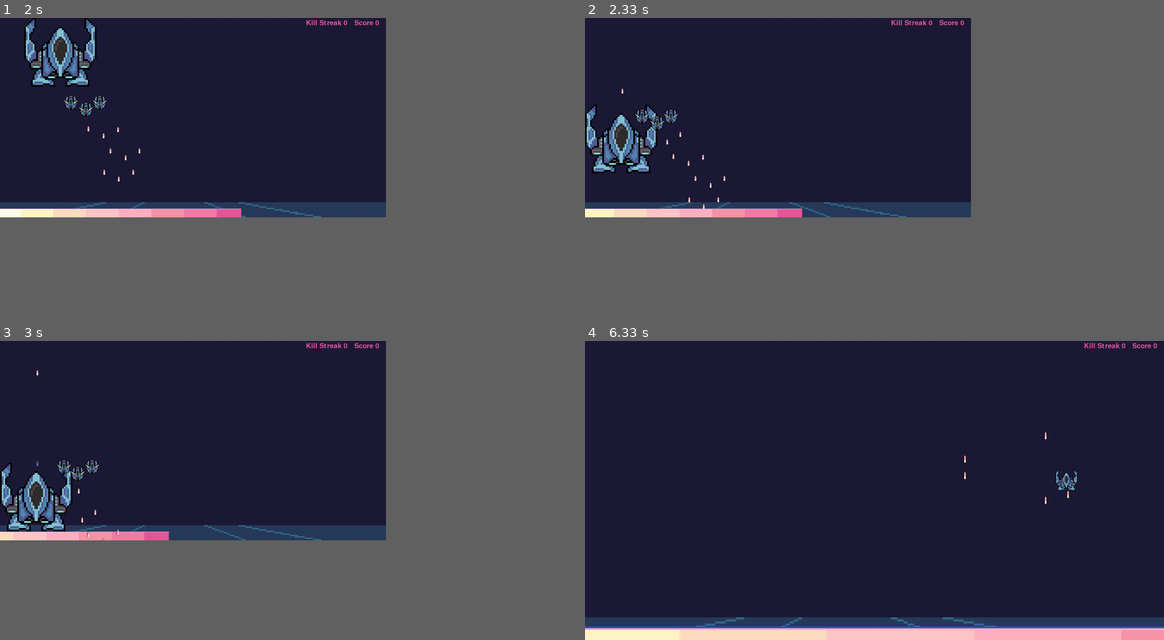
Above: before the commit, frames 1-4 (two rows, left to right).
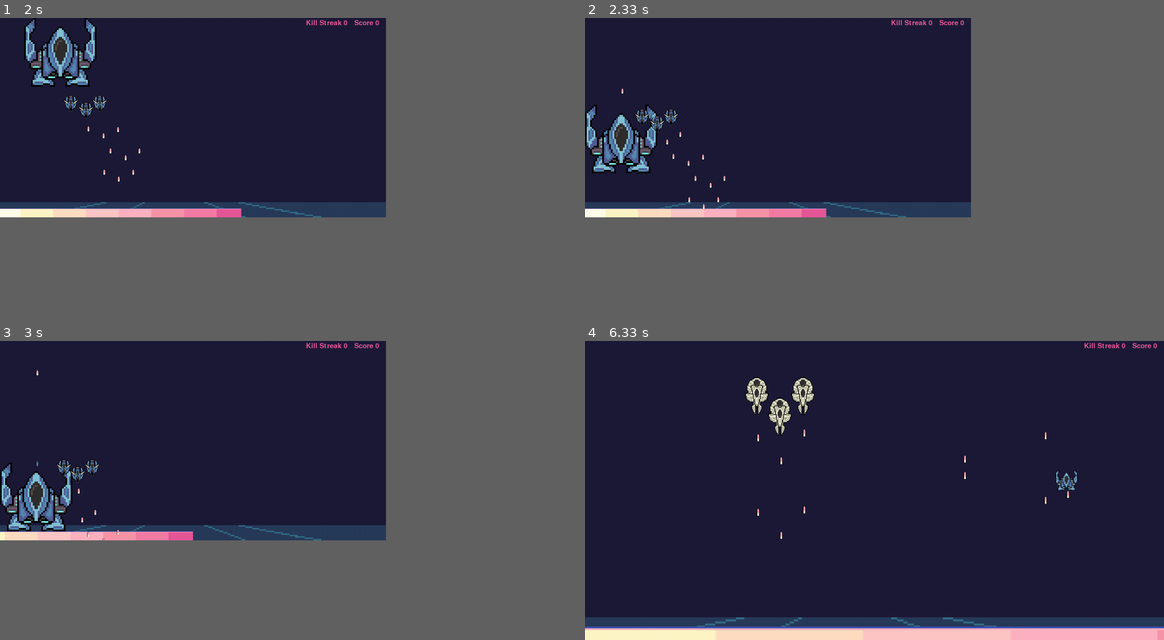
Above: after the commit, the same moments.

Repository: RafaBessa/Shadow_Light_bh_pygame
Game: pygame game, started from Game.py
The game is run twice, just before and just after one commit, with the same random seed, the same clock (stepped at 60 frames per second) and the same inputs.
Inputs:
- Up to frame 1 (2 s): hold D 0.33-0.8 s; hold W 0.83-1.13 s; tap Space at 0.9, 1.23, 1.53, 1.73 s; hold D 1.17-1.63 s; hold A from 1.67 s (still down)
- Up to frame 2 (2.33 s): tap Space at 2.03, 2.3 s; release A at 2.2 s; hold S from 2.23 s (still down)
- Up to frame 3 (3 s): release S at 2.53 s; tap E at 2.57 s; hold A from 2.9 s (still down); tap Space at 2.97 s
- Up to frame 4 (6.33 s): tap Space at 3.27, 3.4, 3.8, 4.1, 4.47, 5.2, 5.5, 5.7, 6, 6.2 s; release A at 3.3 s; hold W 3.33-3.7 s; tap E at 3.48, 6.28 s; hold D 3.73-4.37 s; hold S 4.4-4.77 s; tap - at 4.8 s; hold A 5.13-5.6 s; hold D 5.63-6.1 s; hold W from 6.13 s (still down)

Frame 1 is identical in both runs. In frame 2, 0.6% of the frame differs, in the area x 0-42%, y 63-67%; in frame 3, 0.4%; in frame 4, 1.3%, in the area x 16-99%, y 12-100%.

Commit message:
hit type working

Diff:
--- a/Bullets.py
+++ b/Bullets.py
@@ -33,7 +33,7 @@
         for bullet in self.bullets:
             for obj in objs:
                 if collide(bullet, obj):
-                    obj.hit(bullet.dmg)
+                    obj.hit(bullet.dmg, bullet.type)
                     if bullet in self.bullets:
                         self.bullets.remove(bullet)
 
--- a/GameMaster.py
+++ b/GameMaster.py
@@ -8,7 +8,8 @@
         self.lvl = 0
         self.movs = [mm.Mov_LinearFall(), mm.Mov_ZigZag()]
         self.quant = [2]
-        self.keys = ["roundguy", "white", "zag"]
+        self.Bkeys = ["roundguy", "zag"]
+        self.Wkeys = ["white"]
         self.cooldowns = [0.1,0.2,0.3,0.4,0.5]
         self.colors = [ColorEnum.Light,ColorEnum.Shadow]
         self.ASSETS = IMG_ASSETS
@@ -34,11 +35,15 @@
 
     def more(self, inimigos, shape):
         formation = random.choice([inimigos.EnumFormations.V, inimigos.EnumFormations.LINE])
-        key = random.choice(self.keys)
+        #key = random.choice(self.keys)
         quant = random.choice(self.quant)
         mov = random.choice(self.movs)
         startcoordinates = [random.randrange(0, shape[0]), random.randrange(-round(shape[1]*self.lvl/2), 0)]
         color = random.choice(self.colors)
+        if color == ColorEnum.Light:
+            key = random.choice(self.Wkeys)
+        else:
+            key = random.choice(self.Bkeys)
         space = 40
         speed = random.triangular(self.speed - 1, self.speed, self.speed + 1)
         acceleration = self.acceleration
--- a/MobPadrao.py
+++ b/MobPadrao.py
@@ -39,8 +39,9 @@
     def movimentar(self, dt):
         self.coordinates, self.speed, self.acceleration = self.mover_strg.move(self.coordinates, self.speed, self.acceleration, self._startcoordinate, dt)
 
-    def hit(self, dmg):
-        self.health -= dmg
+    def hit(self, dmg, bulletType):
+        if not (bulletType == self.bulletType):
+            self.health -= dmg
 
     def shoot(self, bullets, IMG_ASSETS, game_screen):
         bullet_speed = 4
--- a/Player.py
+++ b/Player.py
@@ -63,10 +63,11 @@
 
         self.healthbar.draw(window)
 
-    def hit(self, dmg):
-        self.health -= dmg
-        self.healthbar.hit(dmg)
-        self.killStreak = 0
+    def hit(self, dmg, bullet_type):
+        if not (bullet_type == self.color):
+            self.health -= dmg
+            self.healthbar.hit(dmg)
+            self.killStreak = 0
 
     def resize(self, window):
         super().resize(window)
